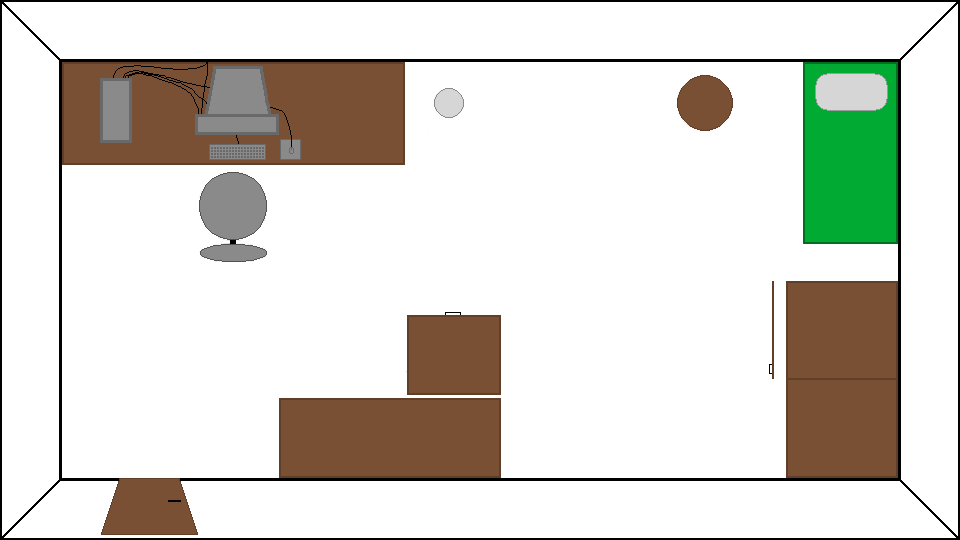
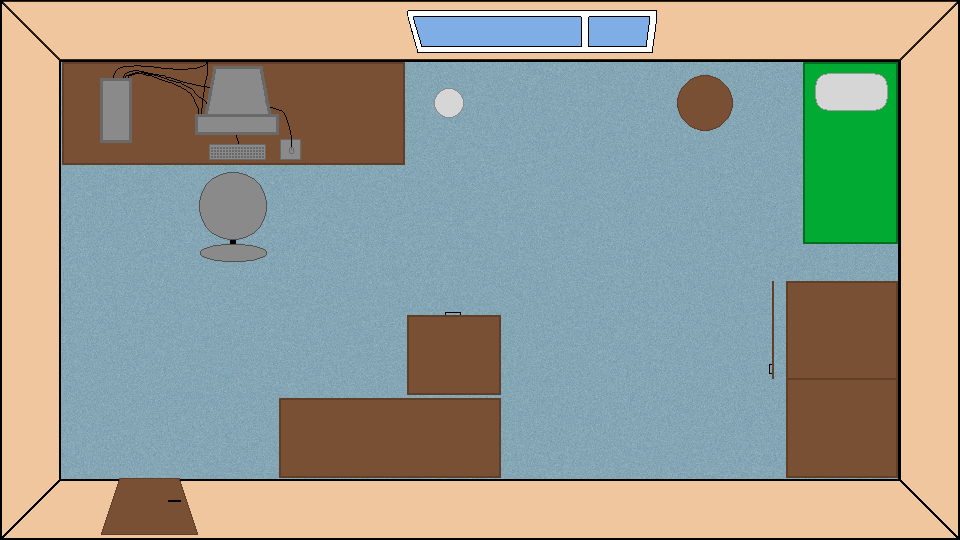
Two versions of the same layered image (960px x 540px). Layer-by-layer changes:
added layer "door copy" above "desk" over [101, 478, 198, 532]
painted on "floor" over [61, 62, 898, 479]
added layer "window" above "walls" over [407, 10, 657, 53]
painted on "walls" over [2, 1, 958, 538]
